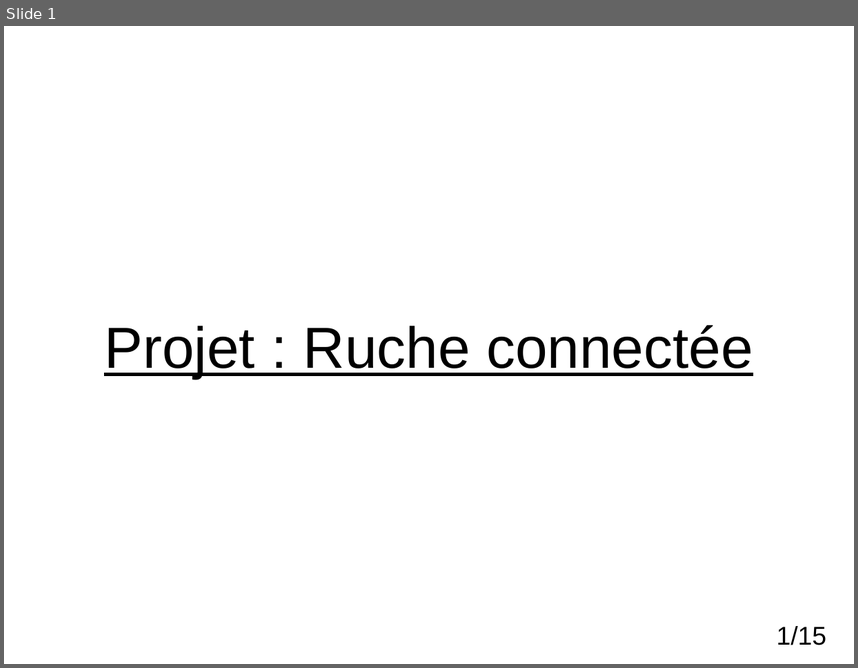
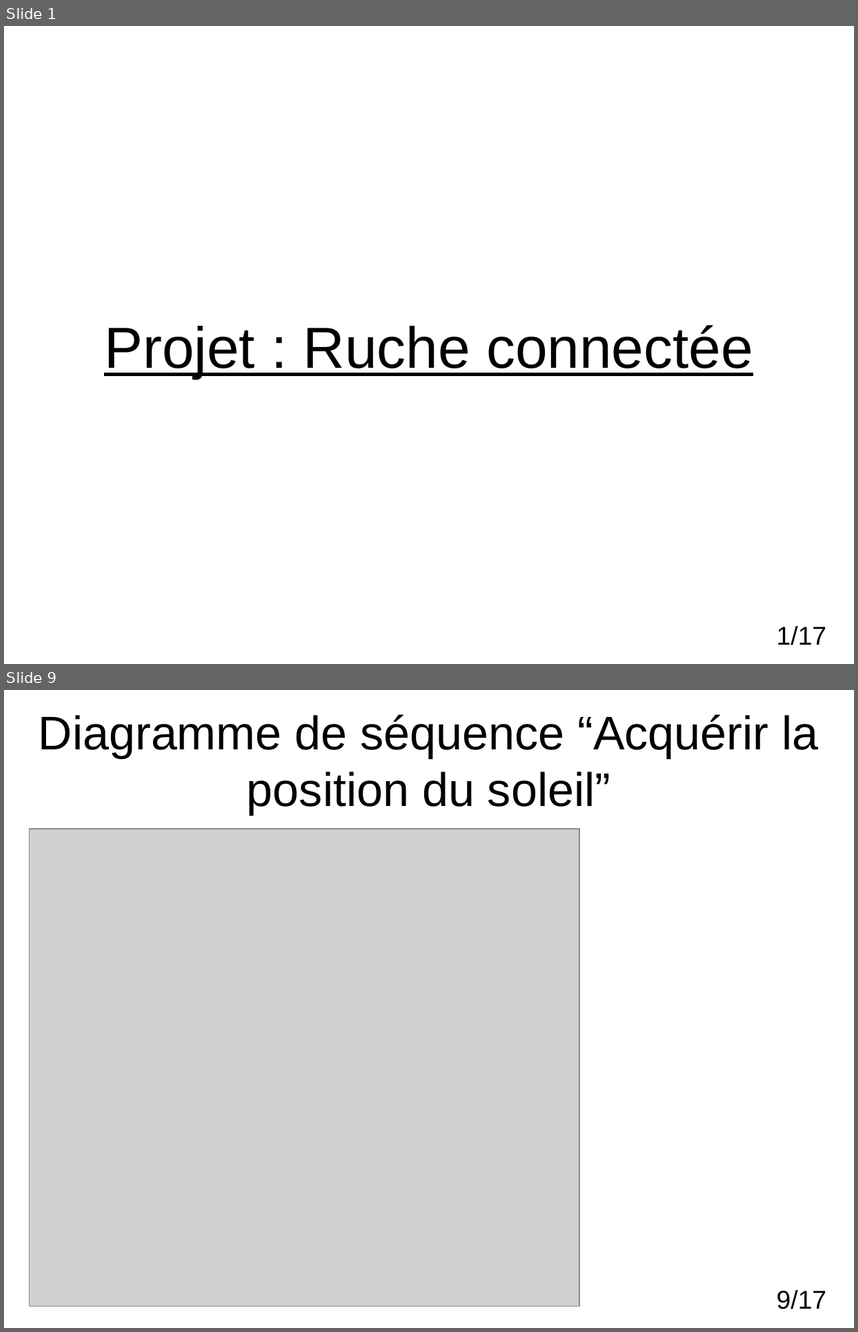
Before and after one commit to nathanderouelle/Projet_Ruche, a slide deck: DiapoRV1.odp. Shown one above the other, each under a label of ours: slide 1 before the commit, slides 1 and 9 after it; the slides between them are not shown. The pictures are 858x668 and 858x1332 pixels, drawn with LibreOffice and Linux fonts; fonts in the diff are those of the drawing; grey boxes stand for pictures; background and template pictures are left out. Boxes give left, top, right and bottom in pixels: in the first picture for what was removed or moved away, otherwise in the second. Text is boxed around its words. In the diff, an @@ line names an element or a change of style, - is before the commit and + after.

```diff
--- a/DiapoRV1.odp
+++ b/DiapoRV1.odp
@@ slide 9 added at (4,690,854,1328), background #FFFFFF @@
@@ text added at (38,714,818,815), 44 pt, text #000000 @@
+Diagramme de séquence “Acquérir la position du soleil”
@@ picture added at (30,829,580,1306) @@
@@ page number added at (777,1290,826,1309), 24 pt, text #000000 @@
+9/17
@@ page number at (777,626,826,645): text changed @@
-1/15
+1/17
```
Also in this commit, not shown: 2 slides changed, 13 other slides added, 12 slides removed.
